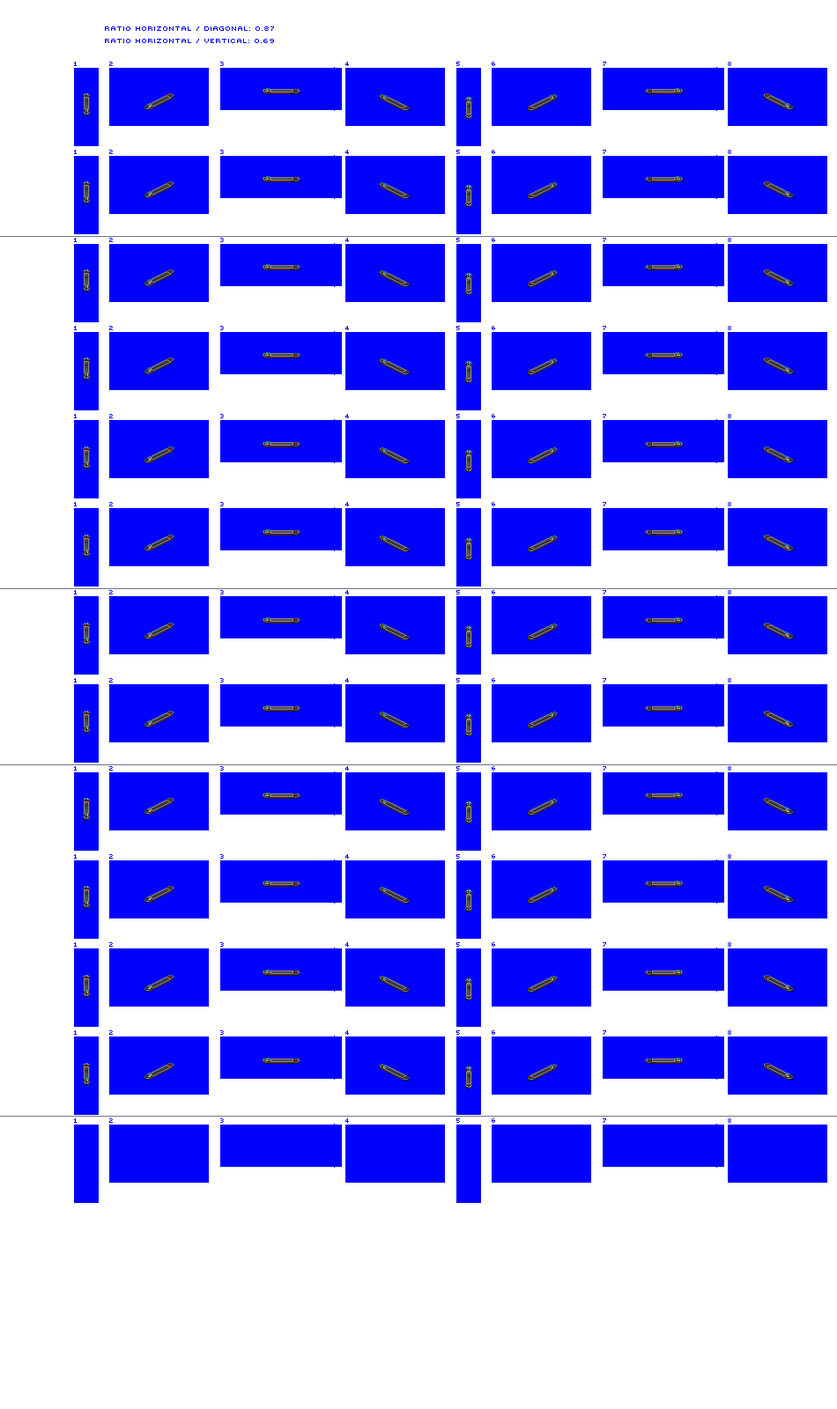
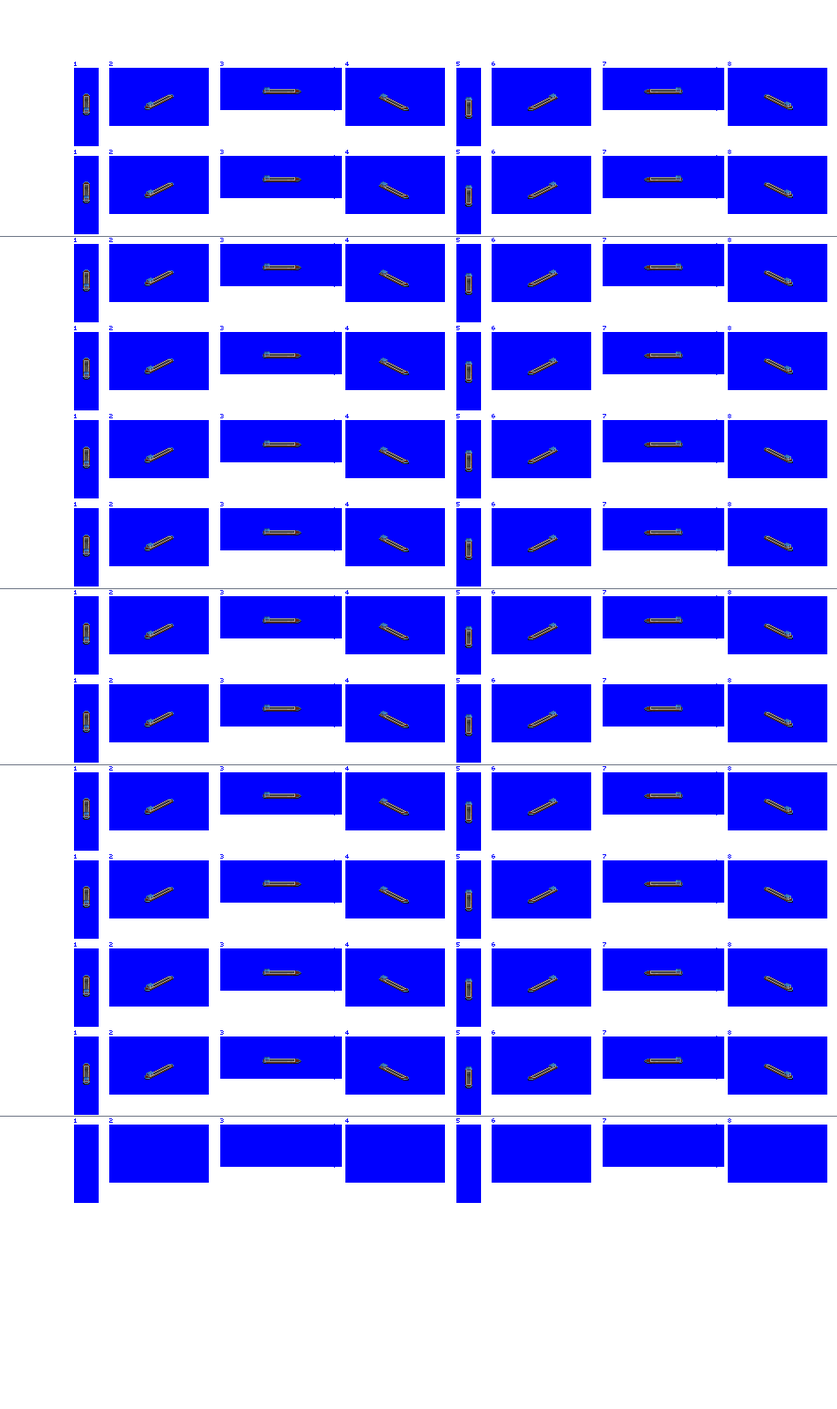
Layer changes from the first (837, 1409) image to the second:
renamed "Small Trader" to "Layer 1", showed it, painted on it over [82, 87, 793, 1089]
moved "Canal Boat" above "prop / bow wash", painted on it over [82, 87, 793, 1089]
removed layer "ratio horizontal / diagonal: 0" over [104, 26, 274, 44]
